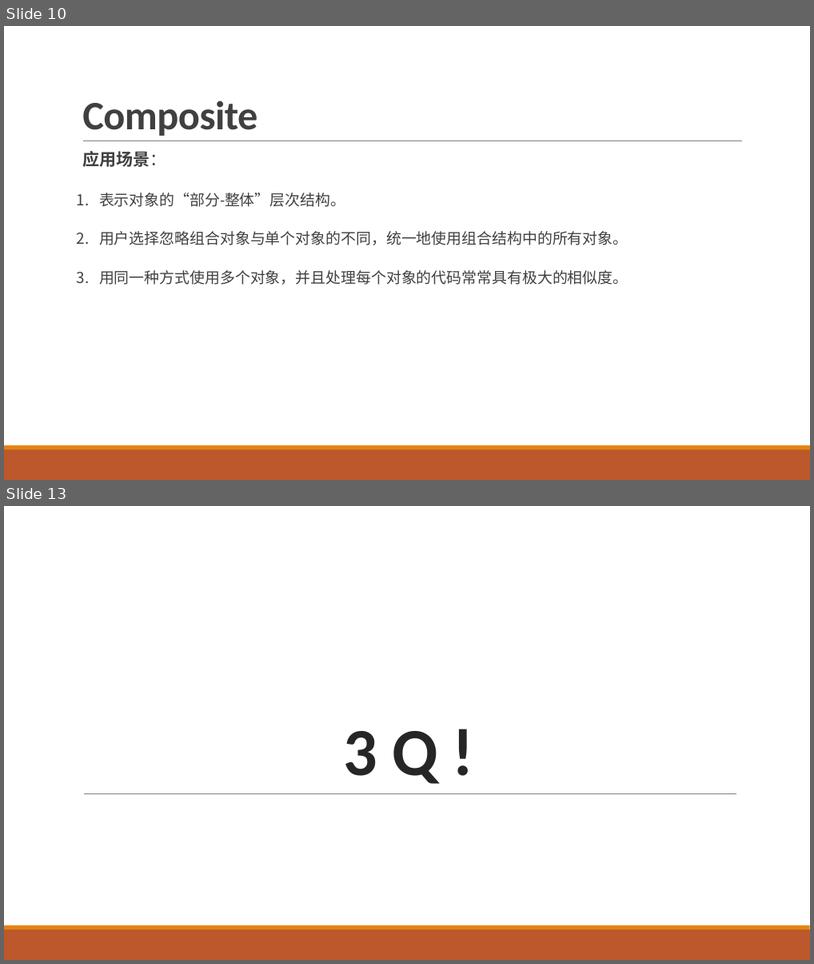
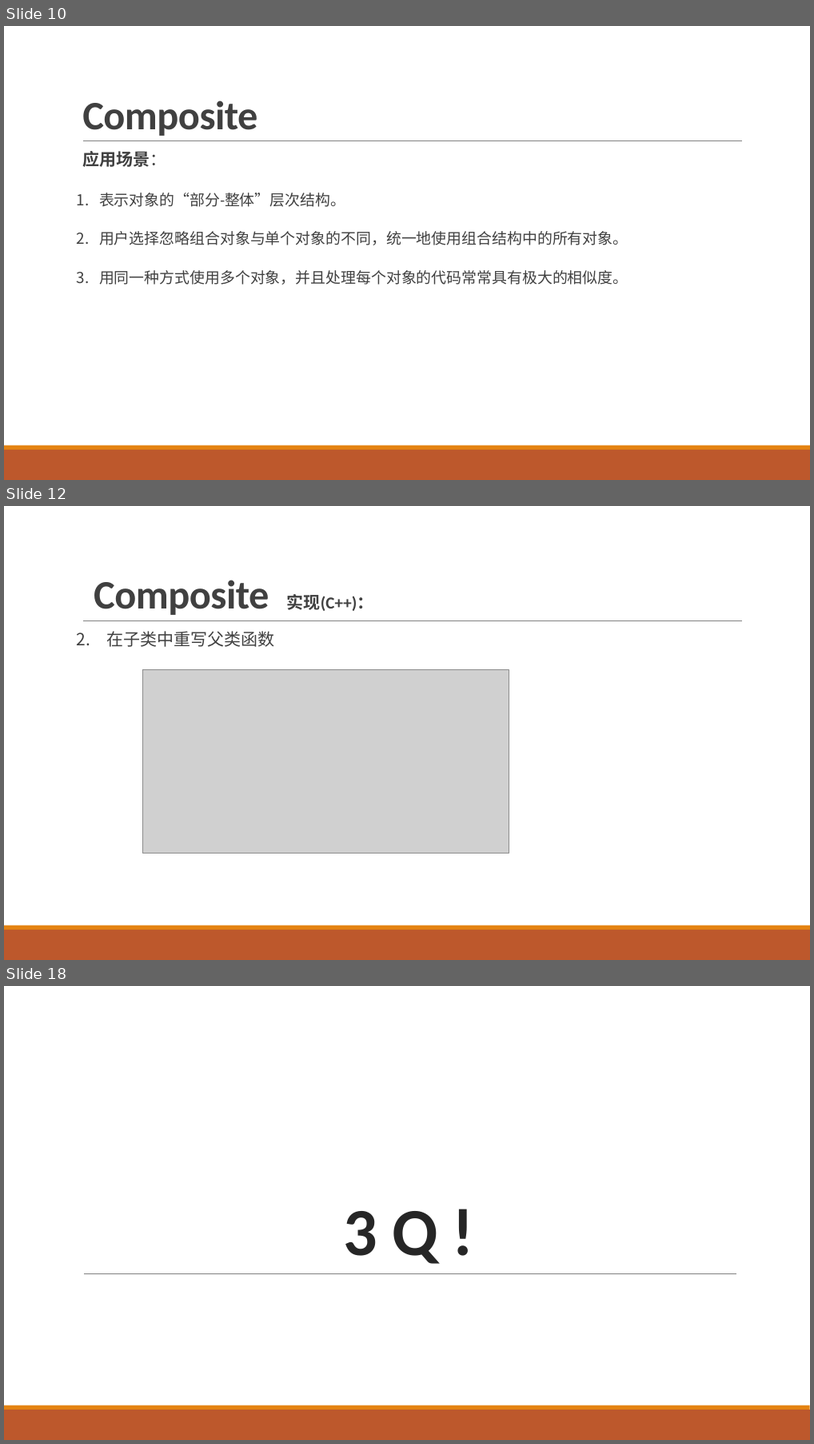
Before and after one commit to xavier-zy/design-pattern, a slide deck: 软件架构ppt.pptx. Shown one above the other, each under a label of ours: slides 10 and 13 before the commit, slides 10, 12 and 18 after it; the slides between them are not shown. The pictures are 814x964 and 814x1444 pixels, drawn with LibreOffice and Linux fonts; fonts in the diff are those of the drawing; grey boxes stand for pictures. Boxes give left, top, right and bottom in pixels: in the first picture for what was removed or moved away, otherwise in the second. Text is boxed around its words. In the diff, an @@ line names an element or a change of style, - is before the commit and + after.

```diff
--- a/软件架构ppt.pptx
+++ b/软件架构ppt.pptx
@@ slide 12 added at <box>4,506,810,960</box>, background #FFFFFF; not listed: 3 template elements that a slide beside it also shows @@
@@ title added at <box>94,580,374,615</box>, 48 pt, text #404040, bold @@
+  Composite 实现(C++)：
@@ text added at <box>107,631,275,647</box>, 20 pt, text #404040 @@
+2. 在子类中重写父类函数
@@ picture added at <box>142,669,509,853</box> @@
@@ what was slide 13 is now slide 18 @@
```
Also in this commit, not shown: 2 slides changed, 4 other slides added, 5 other files.
